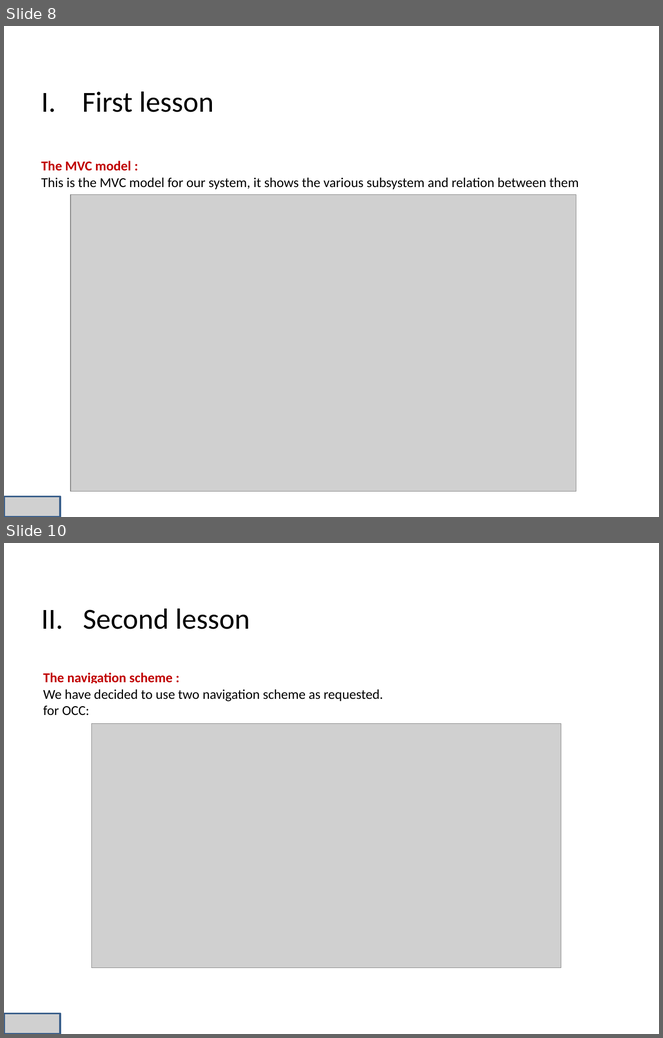
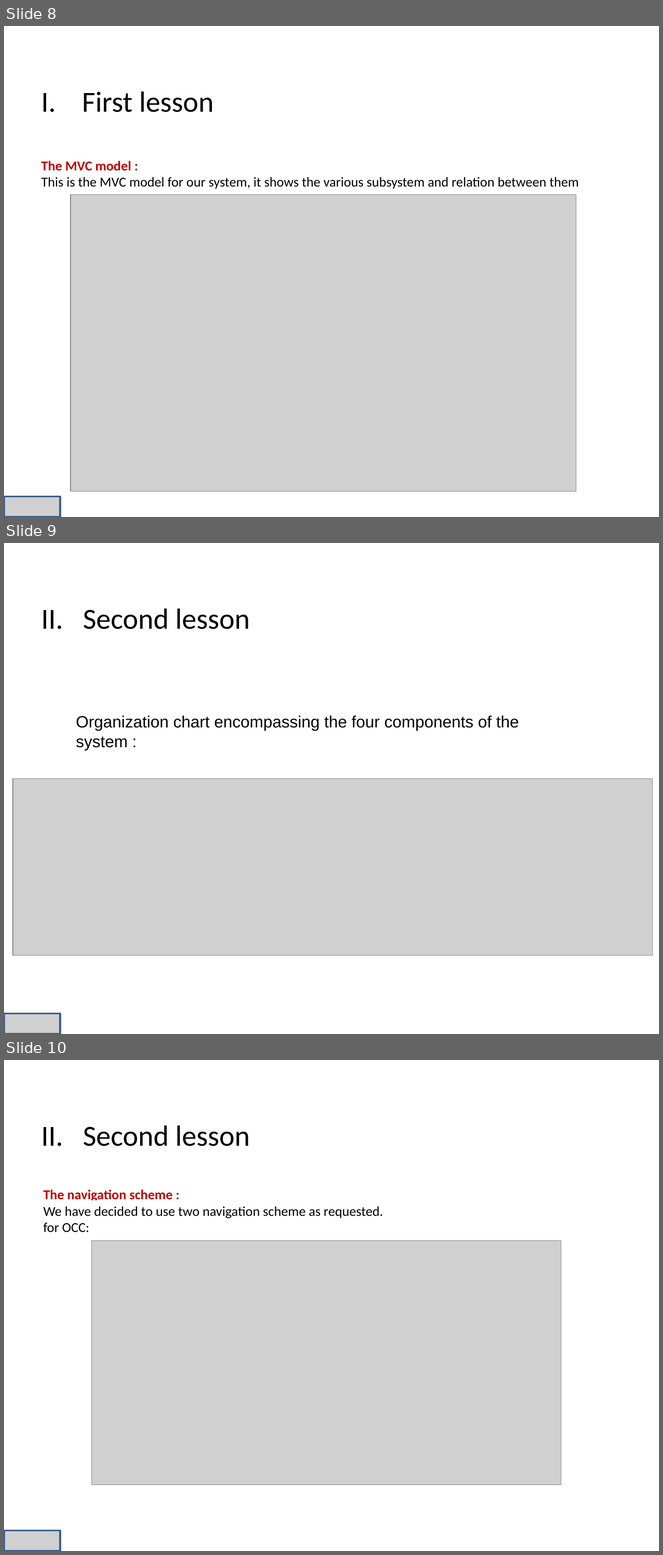
Before and after one commit to niss93/Preplane, a slide deck: Presentation.pptx. Shown one above the other, each under a label of ours: slides 8 and 10 before the commit, slides 8, 9 and 10 after it; the slides between them are not shown. The pictures are 663x1038 and 663x1555 pixels, drawn with LibreOffice and Linux fonts; fonts in the diff are those of the drawing; grey boxes stand for pictures; background and template pictures are left out. Boxes give left, top, right and bottom in pixels: in the first picture for what was removed or moved away, otherwise in the second. Text is boxed around its words. In the diff, an @@ line names an element or a change of style, - is before the commit and + after.

Commit message:
Update the organization chart on the presentation

```diff
--- a/Presentation.pptx
+++ b/Presentation.pptx
@@ slide 9 added at [4, 543, 659, 1034], background picture (left out) @@
@@ text added at [41, 609, 250, 629], 32 pt, text #000000 @@
+II. Second lesson
@@ text added at [76, 716, 519, 750], 18 pt, text #000000 @@
+Organization chart encompassing the four components of the system :
@@ picture added at [13, 779, 652, 956] @@
@@ picture added at [4, 1014, 60, 1034] @@
```
Also in this commit, not shown: 1 slide removed.
